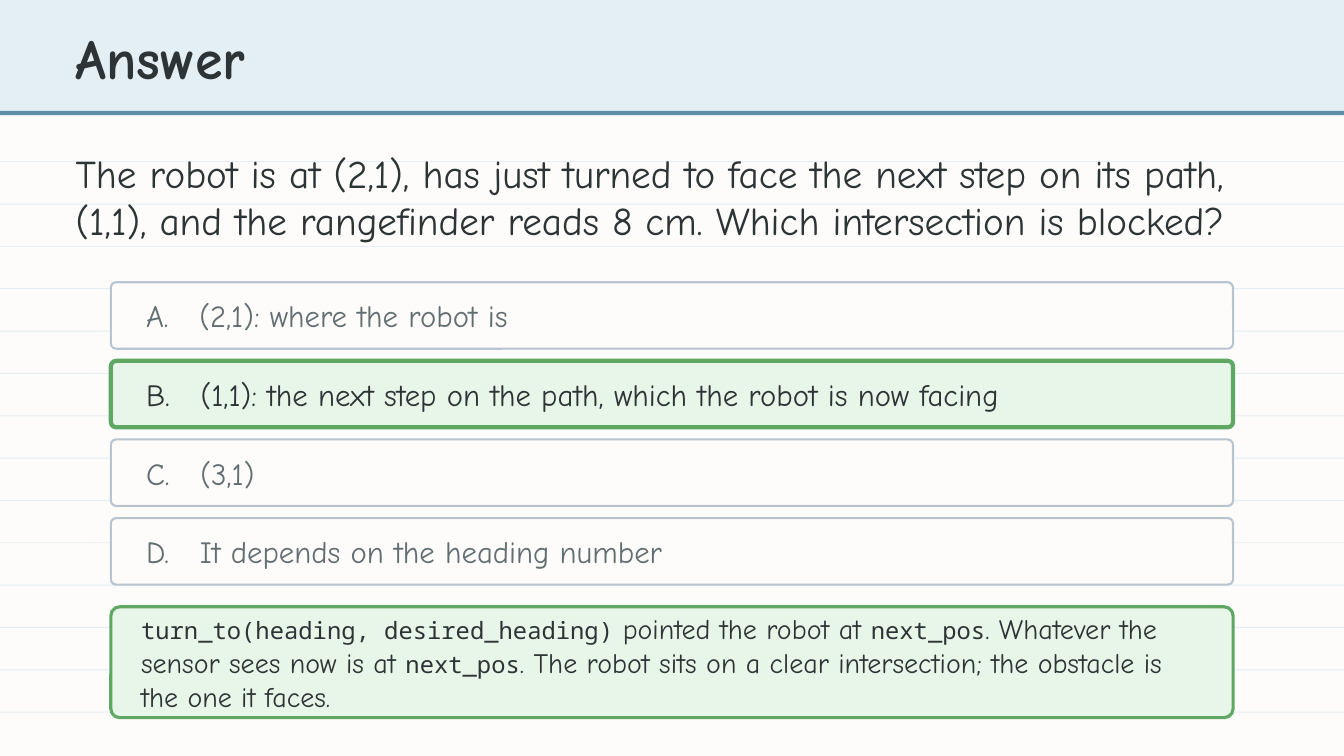
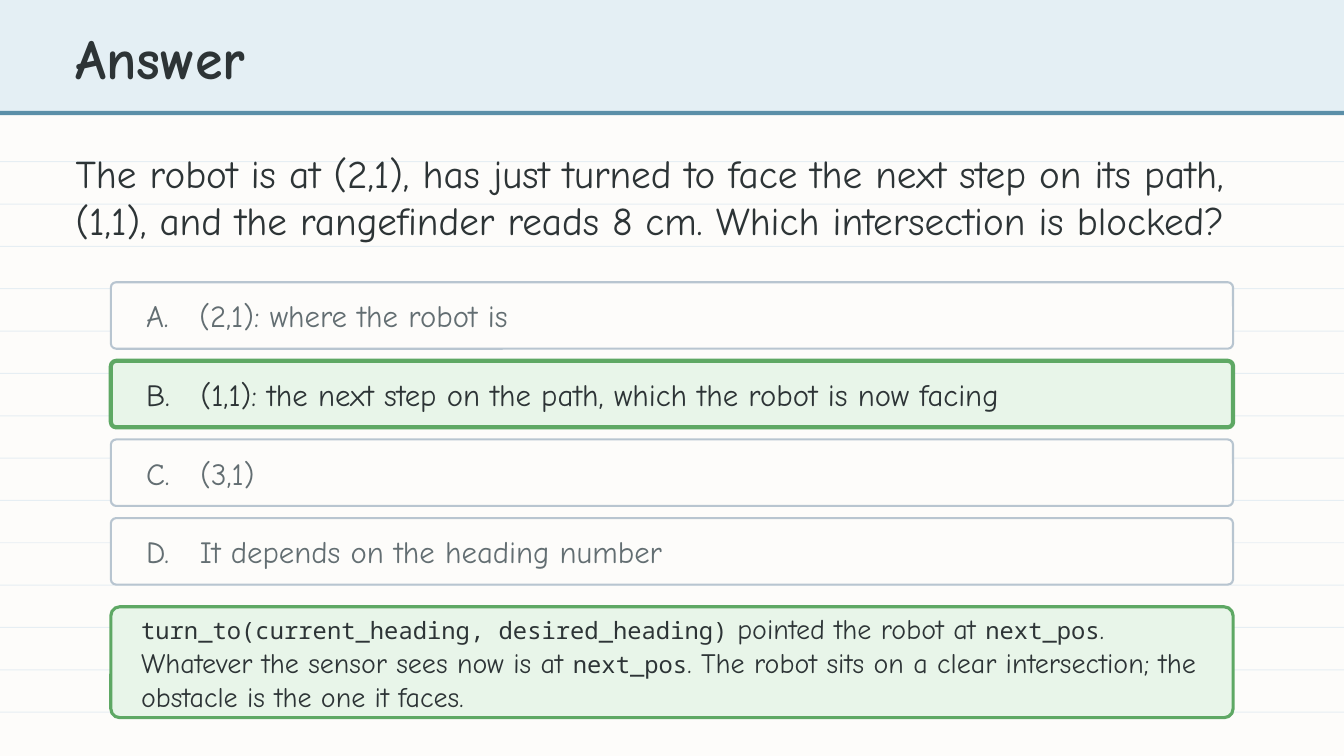
Before and after one commit to bradamiller/LearningPython, a slide deck: slide 14 of static/slides/module-05-pathfinding/module-5-lesson-07-obstacle-detection.pptx. Drawn at 1344x756 pixels with LibreOffice and Linux fonts; fonts in the diff are those of the drawing. Boxes give left, top, right and bottom in pixels: in the first picture for what was removed or moved away, otherwise in the second. Text is boxed around its words. In the diff, an @@ line names an element or a change of style, - is before the commit and + after.

```diff
--- a/static/slides/module-05-pathfinding/module-5-lesson-07-obstacle-detection.pptx
+++ b/static/slides/module-05-pathfinding/module-5-lesson-07-obstacle-detection.pptx
@@ text at (x1=141, y1=620, x2=1196, y2=708): text changed @@
-turn_to(heading, desired_heading) pointed the robot at next_pos. Whatever the sensor sees now is at next_pos. The robot sits on a clear intersection; the obstacle is the one it faces.
+turn_to(current_heading, desired_heading) pointed the robot at next_pos. Whatever the sensor sees now is at next_pos. The robot sits on a clear intersection; the obstacle is the one it faces.
```
Also in this commit, not shown: 9 other slides changed, 11 other files.
